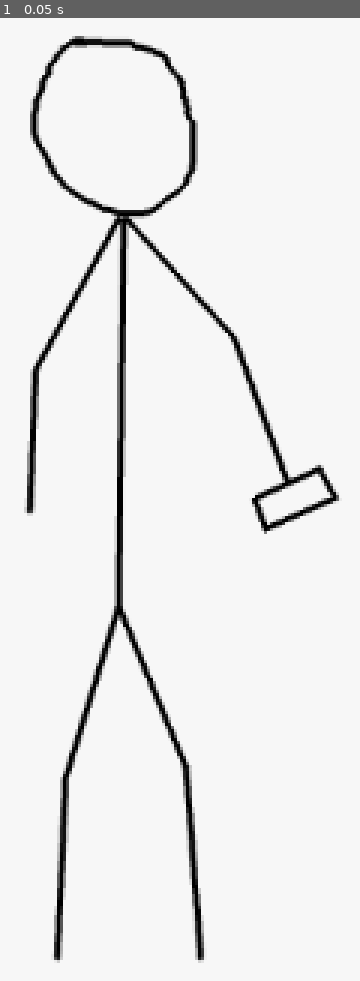
Above: before the commit, frame 1.
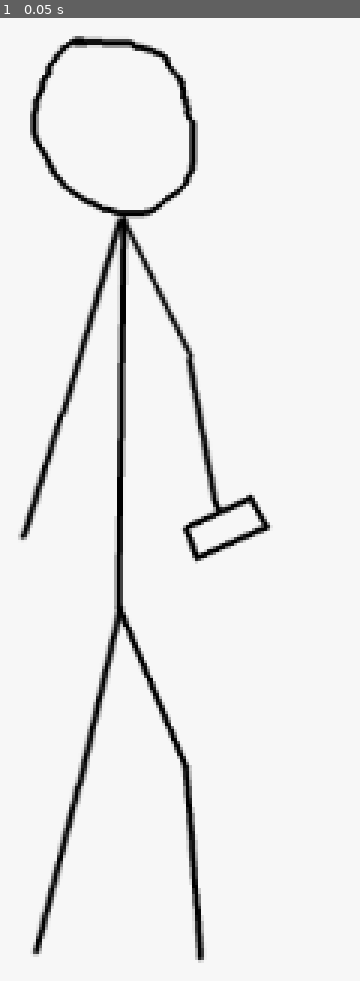
Above: after the commit, the same moment.

Repository: loiveli/FGJ2025
Game: Godot game, scene res://player_animation.tscn
Same seed, same stepped clock (60 frames per second), same inputs: the game is played once before the commit and once after it. This scene is started directly instead of the project's main scene.
Inputs:
- Up to frame 1 (0.05 s): no input

The runs differ from the first frame. In frame 1, 5.6% of the frame differs, in the area x 5-95%, y 20-99%.

Commit message:
Animation

Diff:
--- a/player_animation.tscn
+++ b/player_animation.tscn
@@ -1,345 +1,6 @@
 [gd_scene load_steps=5 format=3 uid="uid://dj5w16egv7oge"]
 
 [ext_resource type="Texture2D" uid="uid://d4k4riwhhfwoh" path="res://assets/player.png" id="1_03jx0"]
-
-[sub_resource type="Animation" id="Animation_hi442"]
-resource_name = "walk"
-tracks/0/type = "value"
-tracks/0/imported = false
-tracks/0/enabled = true
-tracks/0/path = NodePath("skeleton/hip:position")
-tracks/0/interp = 1
-tracks/0/loop_wrap = true
-tracks/0/keys = {
-"times": PackedFloat32Array(0),
-"transitions": PackedFloat32Array(1),
-"update": 0,
-"values": [Vector2(66, 300)]
-}
-tracks/1/type = "value"
-tracks/1/imported = false
-tracks/1/enabled = true
-tracks/1/path = NodePath("skeleton/hip:rotation")
-tracks/1/interp = 1
-tracks/1/loop_wrap = true
-tracks/1/keys = {
-"times": PackedFloat32Array(0),
-"transitions": PackedFloat32Array(1),
-"update": 0,
-"values": [0.0]
-}
-tracks/2/type = "value"
-tracks/2/imported = false
-tracks/2/enabled = true
-tracks/2/path = NodePath("skeleton/hip/upperbody:position")
-tracks/2/interp = 1
-tracks/2/loop_wrap = true
-tracks/2/keys = {
-"times": PackedFloat32Array(0),
-"transitions": PackedFloat32Array(1),
-"update": 0,
-"values": [Vector2(2, -182)]
-}
-tracks/3/type = "value"
-tracks/3/imported = false
-tracks/3/enabled = true
-tracks/3/path = NodePath("skeleton/hip/upperbody:rotation")
-tracks/3/interp = 1
-tracks/3/loop_wrap = true
-tracks/3/keys = {
-"times": PackedFloat32Array(0),
-"transitions": PackedFloat32Array(1),
-"update": 0,
-"values": [0.0]
-}
-tracks/4/type = "value"
-tracks/4/imported = false
-tracks/4/enabled = true
-tracks/4/path = NodePath("skeleton/hip/upperbody/head:position")
-tracks/4/interp = 1
-tracks/4/loop_wrap = true
-tracks/4/keys = {
-"times": PackedFloat32Array(0),
-"transitions": PackedFloat32Array(1),
-"update": 0,
-"values": [Vector2(-2, -13)]
-}
-tracks/5/type = "value"
-tracks/5/imported = false
-tracks/5/enabled = true
-tracks/5/path = NodePath("skeleton/hip/upperbody/head:rotation")
-tracks/5/interp = 1
-tracks/5/loop_wrap = true
-tracks/5/keys = {
-"times": PackedFloat32Array(0),
-"transitions": PackedFloat32Array(1),
-"update": 0,
-"values": [0.0]
-}
-tracks/6/type = "value"
-tracks/6/imported = false
-tracks/6/enabled = true
-tracks/6/path = NodePath("skeleton/hip/upperbody/head/jaw:position")
-tracks/6/interp = 1
-tracks/6/loop_wrap = true
-tracks/6/keys = {
-"times": PackedFloat32Array(0),
-"transitions": PackedFloat32Array(1),
-"update": 0,
-"values": [Vector2(-17, -7)]
-}
-tracks/7/type = "value"
-tracks/7/imported = false
-tracks/7/enabled = true
-tracks/7/path = NodePath("skeleton/hip/upperbody/head/jaw:rotation")
-tracks/7/interp = 1
-tracks/7/loop_wrap = true
-tracks/7/keys = {
-"times": PackedFloat32Array(0),
-"transitions": PackedFloat32Array(1),
-"update": 0,
-"values": [0.0]
-}
-tracks/8/type = "value"
-tracks/8/imported = false
-tracks/8/enabled = true
-tracks/8/path = NodePath("skeleton/hip/upperbody/arm11:position")
-tracks/8/interp = 1
-tracks/8/loop_wrap = true
-tracks/8/keys = {
-"times": PackedFloat32Array(0),
-"transitions": PackedFloat32Array(1),
-"update": 0,
-"values": [Vector2(-11, 8)]
-}
-tracks/9/type = "value"
-tracks/9/imported = false
-tracks/9/enabled = true
-tracks/9/path = NodePath("skeleton/hip/upperbody/arm11:rotation")
-tracks/9/interp = 1
-tracks/9/loop_wrap = true
-tracks/9/keys = {
-"times": PackedFloat32Array(0),
-"transitions": PackedFloat32Array(1),
-"update": 0,
-"values": [0.0]
-}
-tracks/10/type = "value"
-tracks/10/imported = false
-tracks/10/enabled = true
-tracks/10/path = NodePath("skeleton/hip/upperbody/arm11/arm12:position")
-tracks/10/interp = 1
-tracks/10/loop_wrap = true
-tracks/10/keys = {
-"times": PackedFloat32Array(0),
-"transitions": PackedFloat32Array(1),
-"update": 0,
-"values": [Vector2(-33, 63)]
-}
-tracks/11/type = "value"
-tracks/11/imported = false
-tracks/11/enabled = true
-tracks/11/path = NodePath("skeleton/hip/upperbody/arm11/arm12:rotation")
-tracks/11/interp = 1
-tracks/11/loop_wrap = true
-tracks/11/keys = {
-"times": PackedFloat32Array(0),
-"transitions": PackedFloat32Array(1),
-"update": 0,
-"values": [0.0]
-}
-tracks/12/type = "value"
-tracks/12/imported = false
-tracks/12/enabled = true
-tracks/12/path = NodePath("skeleton/hip/upperbody/arm11/arm12/arm13:position")
-tracks/12/interp = 1
-tracks/12/loop_wrap = true
-tracks/12/keys = {
-"times": PackedFloat32Array(0),
-"transitions": PackedFloat32Array(1),
-"update": 0,
-"values": [Vector2(-1, 67)]
-}
-tracks/13/type = "value"
-tracks/13/imported = false
-tracks/13/enabled = true
-tracks/13/path = NodePath("skeleton/hip/upperbody/arm11/arm12/arm13:rotation")
-tracks/13/interp = 1
-tracks/13/loop_wrap = true
-tracks/13/keys = {
-"times": PackedFloat32Array(0),
-"transitions": PackedFloat32Array(1),
-"update": 0,
-"values": [1.50684]
-}
-tracks/14/type = "value"
-tracks/14/imported = false
-tracks/14/enabled = true
-tracks/14/path = NodePath("skeleton/hip/upperbody/arm21:position")
-tracks/14/interp = 1
-tracks/14/loop_wrap = true
-tracks/14/keys = {
-"times": PackedFloat32Array(0),
-"transitions": PackedFloat32Array(1),
-"update": 0,
-"values": [Vector2(12, 6)]
-}
-tracks/15/type = "value"
-tracks/15/imported = false
-tracks/15/enabled = true
-tracks/15/path = NodePath("skeleton/hip/upperbody/arm21:rotation")
-tracks/15/interp = 1
-tracks/15/loop_wrap = true
-tracks/15/keys = {
-"times": PackedFloat32Array(0),
-"transitions": PackedFloat32Array(1),
-"update": 0,
-"values": [-1.18743]
-}
-tracks/16/type = "value"
-tracks/16/imported = false
-tracks/16/enabled = true
-tracks/16/path = NodePath("skeleton/hip/upperbody/arm21/arm22:position")
-tracks/16/interp = 1
-tracks/16/loop_wrap = true
-tracks/16/keys = {
-"times": PackedFloat32Array(0),
-"transitions": PackedFloat32Array(1),
-"update": 0,
-"values": [Vector2(-33, 63)]
-}
-tracks/17/type = "value"
-tracks/17/imported = false
-tracks/17/enabled = true
-tracks/17/path = NodePath("skeleton/hip/upperbody/arm21/arm22:rotation")
-tracks/17/interp = 1
-tracks/17/loop_wrap = true
-tracks/17/keys = {
-"times": PackedFloat32Array(0),
-"transitions": PackedFloat32Array(1),
-"update": 0,
-"values": [0.8901]
-}
-tracks/18/type = "value"
-tracks/18/imported = false
-tracks/18/enabled = true
-tracks/18/path = NodePath("skeleton/hip/upperbody/arm21/arm22/arm23:position")
-tracks/18/interp = 1
-tracks/18/loop_wrap = true
-tracks/18/keys = {
-"times": PackedFloat32Array(0),
-"transitions": PackedFloat32Array(1),
-"update": 0,
-"values": [Vector2(-4.89348, 70.3576)]
-}
-tracks/19/type = "value"
-tracks/19/imported = false
-tracks/19/enabled = true
-tracks/19/path = NodePath("skeleton/hip/upperbody/arm21/arm22/arm23:rotation")
-tracks/19/interp = 1
-tracks/19/loop_wrap = true
-tracks/19/keys = {
-"times": PackedFloat32Array(0),
-"transitions": PackedFloat32Array(1),
-"update": 0,
-"values": [-1.60913]
-}
-tracks/20/type = "value"
-tracks/20/imported = false
-tracks/20/enabled = true
-tracks/20/path = NodePath("skeleton/hip/leg11:position")
-tracks/20/interp = 1
-tracks/20/loop_wrap = true
-tracks/20/keys = {
-"times": PackedFloat32Array(0),
-"transitions": PackedFloat32Array(1),
-"update": 0,
-"values": [Vector2(-26, 84)]
-}
-tracks/21/type = "value"
-tracks/21/imported = false
-tracks/21/enabled = true
-tracks/21/path = NodePath("skeleton/hip/leg11:rotation")
-tracks/21/interp = 1
-tracks/21/loop_wrap = true
-tracks/21/keys = {
-"times": PackedFloat32Array(0),
-"transitions": PackedFloat32Array(1),
-"update": 0,
-"values": [1.96648]
-}
-tracks/22/type = "value"
-tracks/22/imported = false
-tracks/22/enabled = true
-tracks/22/path = NodePath("skeleton/hip/leg11/leg12:position")
-tracks/22/interp = 1
-tracks/22/loop_wrap = true
-tracks/22/keys = {
-"times": PackedFloat32Array(0),
-"transitions": PackedFloat32Array(1),
-"update": 0,
-"values": [Vector2(79.9741, -29.0713)]
-}
-tracks/23/type = "value"
-tracks/23/imported = false
-tracks/23/enabled = true
-tracks/23/path = NodePath("skeleton/hip/leg11/leg12:rotation")
-tracks/23/interp = 1
-tracks/23/loop_wrap = true
-tracks/23/keys = {
-"times": PackedFloat32Array(0),
-"transitions": PackedFloat32Array(1),
-"update": 0,
-"values": [-2.27236]
-}
-tracks/24/type = "value"
-tracks/24/imported = false
-tracks/24/enabled = true
-tracks/24/path = NodePath("skeleton/hip/leg21:position")
-tracks/24/interp = 1
-tracks/24/loop_wrap = true
-tracks/24/keys = {
-"times": PackedFloat32Array(0),
-"transitions": PackedFloat32Array(1),
-"update": 0,
-"values": [Vector2(34, 76)]
-}
-tracks/25/type = "value"
-tracks/25/imported = false
-tracks/25/enabled = true
-tracks/25/path = NodePath("skeleton/hip/leg21:rotation")
-tracks/25/interp = 1
-tracks/25/loop_wrap = true
-tracks/25/keys = {
-"times": PackedFloat32Array(0),
-"transitions": PackedFloat32Array(1),
-"update": 0,
-"values": [1.96648]
-}
-tracks/26/type = "value"
-tracks/26/imported = false
-tracks/26/enabled = true
-tracks/26/path = NodePath("skeleton/hip/leg21/leg22:position")
-tracks/26/interp = 1
-tracks/26/loop_wrap = true
-tracks/26/keys = {
-"times": PackedFloat32Array(0),
-"transitions": PackedFloat32Array(1),
-"update": 0,
-"values": [Vector2(84.9616, -43.0757)]
-}
-tracks/27/type = "value"
-tracks/27/imported = false
-tracks/27/enabled = true
-tracks/27/path = NodePath("skeleton/hip/leg21/leg22:rotation")
-tracks/27/interp = 1
-tracks/27/loop_wrap = true
-tracks/27/keys = {
-"times": PackedFloat32Array(0),
-"transitions": PackedFloat32Array(1),
-"update": 0,
-"values": [1.73731]
-}
 
 [sub_resource type="Animation" id="Animation_yifbe"]
 length = 0.001
@@ -473,7 +134,7 @@
 "times": PackedFloat32Array(0),
 "transitions": PackedFloat32Array(1),
 "update": 0,
-"values": [Vector2(-33, 63)]
+"values": [Vector2(-19, 84)]
 }
 tracks/11/type = "value"
 tracks/11/imported = false
@@ -497,7 +158,7 @@
 "times": PackedFloat32Array(0),
 "transitions": PackedFloat32Array(1),
 "update": 0,
-"values": [Vector2(-1, 67)]
+"values": [Vector2(-19, 58)]
 }
 tracks/13/type = "value"
 tracks/13/imported = false
@@ -545,7 +206,7 @@
 "times": PackedFloat32Array(0),
 "transitions": PackedFloat32Array(1),
 "update": 0,
-"values": [Vector2(-33, 63)]
+"values": [Vector2(-54.5209, 44.5962)]
 }
 tracks/17/type = "value"
 tracks/17/imported = false
@@ -569,7 +230,7 @@
 "times": PackedFloat32Array(0),
 "transitions": PackedFloat32Array(1),
 "update": 0,
-"values": [Vector2(-4.89348, 70.3576)]
+"values": [Vector2(-18.7833, 71.0639)]
 }
 tracks/19/type = "value"
 tracks/19/imported = false
@@ -593,7 +254,7 @@
 "times": PackedFloat32Array(0),
 "transitions": PackedFloat32Array(1),
 "update": 0,
-"values": [Vector2(-26, 84)]
+"values": [Vector2(-19, 87)]
 }
 tracks/21/type = "value"
 tracks/21/imported = false
@@ -617,7 +278,7 @@
 "times": PackedFloat32Array(0),
 "transitions": PackedFloat32Array(1),
 "update": 0,
-"values": [Vector2(79.9741, -29.0713)]
+"values": [Vector2(81.3756, -10.1496)]
 }
 tracks/23/type = "value"
 tracks/23/imported = false
@@ -680,6 +341,346 @@
 "values": [1.73731]
 }
 
+[sub_resource type="Animation" id="Animation_hi442"]
+resource_name = "walk"
+loop_mode = 1
+tracks/0/type = "value"
+tracks/0/imported = false
+tracks/0/enabled = true
+tracks/0/path = NodePath("skeleton/hip:position")
+tracks/0/interp = 1
+tracks/0/loop_wrap = true
+tracks/0/keys = {
+"times": PackedFloat32Array(0),
+"transitions": PackedFloat32Array(1),
+"update": 0,
+"values": [Vector2(66, 300)]
+}
+tracks/1/type = "value"
+tracks/1/imported = false
+tracks/1/enabled = true
+tracks/1/path = NodePath("skeleton/hip:rotation")
+tracks/1/interp = 1
+tracks/1/loop_wrap = true
+tracks/1/keys = {
+"times": PackedFloat32Array(0),
+"transitions": PackedFloat32Array(1),
+"update": 0,
+"values": [0.0]
+}
+tracks/2/type = "value"
+tracks/2/imported = false
+tracks/2/enabled = true
+tracks/2/path = NodePath("skeleton/hip/upperbody:position")
+tracks/2/interp = 1
+tracks/2/loop_wrap = true
+tracks/2/keys = {
+"times": PackedFloat32Array(0),
+"transitions": PackedFloat32Array(1),
+"update": 0,
+"values": [Vector2(2, -182)]
+}
+tracks/3/type = "value"
+tracks/3/imported = false
+tracks/3/enabled = true
+tracks/3/path = NodePath("skeleton/hip/upperbody:rotation")
+tracks/3/interp = 1
+tracks/3/loop_wrap = true
+tracks/3/keys = {
+"times": PackedFloat32Array(0),
+"transitions": PackedFloat32Array(1),
+"update": 0,
+"values": [0.0]
+}
+tracks/4/type = "value"
+tracks/4/imported = false
+tracks/4/enabled = true
+tracks/4/path = NodePath("skeleton/hip/upperbody/head:position")
+tracks/4/interp = 1
+tracks/4/loop_wrap = true
+tracks/4/keys = {
+"times": PackedFloat32Array(0),
+"transitions": PackedFloat32Array(1),
+"update": 0,
+"values": [Vector2(-2, -13)]
+}
+tracks/5/type = "value"
+tracks/5/imported = false
+tracks/5/enabled = true
+tracks/5/path = NodePath("skeleton/hip/upperbody/head:rotation")
+tracks/5/interp = 1
+tracks/5/loop_wrap = true
+tracks/5/keys = {
+"times": PackedFloat32Array(0),
+"transitions": PackedFloat32Array(1),
+"update": 0,
+"values": [0.0]
+}
+tracks/6/type = "value"
+tracks/6/imported = false
+tracks/6/enabled = true
+tracks/6/path = NodePath("skeleton/hip/upperbody/head/jaw:position")
+tracks/6/interp = 1
+tracks/6/loop_wrap = true
+tracks/6/keys = {
+"times": PackedFloat32Array(0),
+"transitions": PackedFloat32Array(1),
+"update": 0,
+"values": [Vector2(-17, -7)]
+}
+tracks/7/type = "value"
+tracks/7/imported = false
+tracks/7/enabled = true
+tracks/7/path = NodePath("skeleton/hip/upperbody/head/jaw:rotation")
+tracks/7/interp = 1
+tracks/7/loop_wrap = true
+tracks/7/keys = {
+"times": PackedFloat32Array(0),
+"transitions": PackedFloat32Array(1),
+"update": 0,
+"values": [0.0]
+}
+tracks/8/type = "value"
+tracks/8/imported = false
+tracks/8/enabled = true
+tracks/8/path = NodePath("skeleton/hip/upperbody/arm11:position")
+tracks/8/interp = 1
+tracks/8/loop_wrap = true
+tracks/8/keys = {
+"times": PackedFloat32Array(0),
+"transitions": PackedFloat32Array(1),
+"update": 0,
+"values": [Vector2(-11, 8)]
+}
+tracks/9/type = "value"
+tracks/9/imported = false
+tracks/9/enabled = true
+tracks/9/path = NodePath("skeleton/hip/upperbody/arm11:rotation")
+tracks/9/interp = 1
+tracks/9/loop_wrap = true
+tracks/9/keys = {
+"times": PackedFloat32Array(0),
+"transitions": PackedFloat32Array(1),
+"update": 0,
+"values": [0.0]
+}
+tracks/10/type = "value"
+tracks/10/imported = false
+tracks/10/enabled = true
+tracks/10/path = NodePath("skeleton/hip/upperbody/arm11/arm12:position")
+tracks/10/interp = 1
+tracks/10/loop_wrap = true
+tracks/10/keys = {
+"times": PackedFloat32Array(0, 0.2, 0.4, 0.6, 0.8),
+"transitions": PackedFloat32Array(1, 1, 1, 1, 1),
+"update": 0,
+"values": [Vector2(-15, 81), Vector2(-27, 76), Vector2(-9, 81), Vector2(7, 85), Vector2(21, 88)]
+}
+tracks/11/type = "value"
+tracks/11/imported = false
+tracks/11/enabled = true
+tracks/11/path = NodePath("skeleton/hip/upperbody/arm11/arm12:rotation")
+tracks/11/interp = 1
+tracks/11/loop_wrap = true
+tracks/11/keys = {
+"times": PackedFloat32Array(0),
+"transitions": PackedFloat32Array(1),
+"update": 0,
+"values": [0.0]
+}
+tracks/12/type = "value"
+tracks/12/imported = false
+tracks/12/enabled = true
+tracks/12/path = NodePath("skeleton/hip/upperbody/arm11/arm12/arm13:position")
+tracks/12/interp = 1
+tracks/12/loop_wrap = true
+tracks/12/keys = {
+"times": PackedFloat32Array(0, 0.2, 0.4, 0.6, 0.8),
+"transitions": PackedFloat32Array(1, 1, 1, 1, 1),
+"update": 0,
+"values": [Vector2(-8, 65), Vector2(-19, 64), Vector2(-10, 64), Vector2(14, 60), Vector2(23, 63)]
+}
+tracks/13/type = "value"
+tracks/13/imported = false
+tracks/13/enabled = true
+tracks/13/path = NodePath("skeleton/hip/upperbody/arm11/arm12/arm13:rotation")
+tracks/13/interp = 1
+tracks/13/loop_wrap = true
+tracks/13/keys = {
+"times": PackedFloat32Array(0),
+"transitions": PackedFloat32Array(1),
+"update": 0,
+"values": [1.50684]
+}
+tracks/14/type = "value"
+tracks/14/imported = false
+tracks/14/enabled = true
+tracks/14/path = NodePath("skeleton/hip/upperbody/arm21:position")
+tracks/14/interp = 1
+tracks/14/loop_wrap = true
+tracks/14/keys = {
+"times": PackedFloat32Array(0),
+"transitions": PackedFloat32Array(1),
+"update": 0,
+"values": [Vector2(12, 6)]
+}
+tracks/15/type = "value"
+tracks/15/imported = false
+tracks/15/enabled = true
+tracks/15/path = NodePath("skeleton/hip/upperbody/arm21:rotation")
+tracks/15/interp = 1
+tracks/15/loop_wrap = true
+tracks/15/keys = {
+"times": PackedFloat32Array(0),
+"transitions": PackedFloat32Array(1),
+"update": 0,
+"values": [-1.18743]
+}
+tracks/16/type = "value"
+tracks/16/imported = false
+tracks/16/enabled = true
+tracks/16/path = NodePath("skeleton/hip/upperbody/arm21/arm22:position")
+tracks/16/interp = 1
+tracks/16/loop_wrap = true
+tracks/16/keys = {
+"times": PackedFloat32Array(0, 0.2, 0.4, 0.6, 0.8),
+"transitions": PackedFloat32Array(1, 1, 1, 1, 1),
+"update": 0,
+"values": [Vector2(-74.3155, 43.116), Vector2(-62.7377, 54.0338), Vector2(-92.9725, 28.4945), Vector2(-99.3693, 16.906), Vector2(-116.83, 8.19353)]
+}
+tracks/17/type = "value"
+tracks/17/imported = false
+tracks/17/enabled = true
+tracks/17/path = NodePath("skeleton/hip/upperbody/arm21/arm22:rotation")
+tracks/17/interp = 1
+tracks/17/loop_wrap = true
+tracks/17/keys = {
+"times": PackedFloat32Array(0),
+"transitions": PackedFloat32Array(1),
+"update": 0,
+"values": [0.8901]
+}
+tracks/18/type = "value"
+tracks/18/imported = false
+tracks/18/enabled = true
+tracks/18/path = NodePath("skeleton/hip/upperbody/arm21/arm22/arm23:position")
+tracks/18/interp = 1
+tracks/18/loop_wrap = true
+tracks/18/keys = {
+"times": PackedFloat32Array(0, 0.2, 0.4, 0.6, 0.8),
+"transitions": PackedFloat32Array(1, 1, 1, 1, 1),
+"update": 0,
+"values": [Vector2(-14.3453, 71.1243), Vector2(1.71793, 70.0769), Vector2(8.23775, 67.8446), Vector2(-25.8516, 64.0045), Vector2(-32.6457, 61.591)]
+}
+tracks/19/type = "value"
+tracks/19/imported = false
+tracks/19/enabled = true
+tracks/19/path = NodePath("skeleton/hip/upperbody/arm21/arm22/arm23:rotation")
+tracks/19/interp = 1
+tracks/19/loop_wrap = true
+tracks/19/keys = {
+"times": PackedFloat32Array(0),
+"transitions": PackedFloat32Array(1),
+"update": 0,
+"values": [-1.60913]
+}
+tracks/20/type = "value"
+tracks/20/imported = false
+tracks/20/enabled = true
+tracks/20/path = NodePath("skeleton/hip/leg11:position")
+tracks/20/interp = 1
+tracks/20/loop_wrap = true
+tracks/20/keys = {
+"times": PackedFloat32Array(0, 0.4, 0.6, 0.8),
+"transitions": PackedFloat32Array(1, 1, 1, 1),
+"update": 0,
+"values": [Vector2(-19, 86), Vector2(6, 76), Vector2(20, 70), Vector2(28, 68)]
+}
+tracks/21/type = "value"
+tracks/21/imported = false
+tracks/21/enabled = true
+tracks/21/path = NodePath("skeleton/hip/leg11:rotation")
+tracks/21/interp = 1
+tracks/21/loop_wrap = true
+tracks/21/keys = {
+"times": PackedFloat32Array(0),
+"transitions": PackedFloat32Array(1),
+"update": 0,
+"values": [1.96648]
+}
+tracks/22/type = "value"
+tracks/22/imported = false
+tracks/22/enabled = true
+tracks/22/path = NodePath("skeleton/hip/leg11/leg12:position")
+tracks/22/interp = 1
+tracks/22/loop_wrap = true
+tracks/22/keys = {
+"times": PackedFloat32Array(0, 0.2, 0.6, 0.8),
+"transitions": PackedFloat32Array(1, 1, 1, 1),
+"update": 0,
+"values": [Vector2(83.5364, -2.38225), Vector2(76.1661, 13.7013), Vector2(77.381, -4.146), Vector2(66.0983, -62.2898)]
+}
+tracks/23/type = "value"
+tracks/23/imported = false
+tracks/23/enabled = true
+tracks/23/path = NodePath("skeleton/hip/leg11/leg12:rotation")
+tracks/23/interp = 1
+tracks/23/loop_wrap = true
+tracks/23/keys = {
+"times": PackedFloat32Array(0),
+"transitions": PackedFloat32Array(1),
+"update": 0,
+"values": [-2.27236]
+}
+tracks/24/type = "value"
+tracks/24/imported = false
+tracks/24/enabled = true
+tracks/24/path = NodePath("skeleton/hip/leg21:position")
+tracks/24/interp = 1
+tracks/24/loop_wrap = true
+tracks/24/keys = {
+"times": PackedFloat32Array(0, 0.2, 0.4, 0.6, 0.8),
+"transitions": PackedFloat32Array(1, 1, 1, 1, 1),
+"update": 0,
+"values": [Vector2(24, 78), Vector2(39, 66), Vector2(6, 71), Vector2(-1, 71), Vector2(-7, 71)]
+}
+tracks/25/type = "value"
+tracks/25/imported = false
+tracks/25/enabled = true
+tracks/25/path = NodePath("skeleton/hip/leg21:rotation")
+tracks/25/interp = 1
+tracks/25/loop_wrap = true
+tracks/25/keys = {
+"times": PackedFloat32Array(0),
+"transitions": PackedFloat32Array(1),
+"update": 0,
+"values": [1.96648]
+}
+tracks/26/type = "value"
+tracks/26/imported = false
+tracks/26/enabled = true
+tracks/26/path = NodePath("skeleton/hip/leg21/leg22:position")
+tracks/26/interp = 1
+tracks/26/loop_wrap = true
+tracks/26/keys = {
+"times": PackedFloat32Array(0, 0.2, 0.6, 0.8),
+"transitions": PackedFloat32Array(1, 1, 1, 1),
+"update": 0,
+"values": [Vector2(71.6463, -51.6024), Vector2(83.5132, -28.3822), Vector2(85.5221, -18.384), Vector2(89.4582, -3.77217)]
+}
+tracks/27/type = "value"
+tracks/27/imported = false
+tracks/27/enabled = true
+tracks/27/path = NodePath("skeleton/hip/leg21/leg22:rotation")
+tracks/27/interp = 1
+tracks/27/loop_wrap = true
+tracks/27/keys = {
+"times": PackedFloat32Array(0),
+"transitions": PackedFloat32Array(1),
+"update": 0,
+"values": [1.73731]
+}
+
 [sub_resource type="AnimationLibrary" id="AnimationLibrary_emld8"]
 _data = {
 "RESET": SubResource("Animation_yifbe"),
@@ -712,7 +713,7 @@
 skeleton = NodePath("../../skeleton")
 polygon = PackedVector2Array(209.387, 38.6567, 166.975, 116.709, 173.746, 119.917, 216.515, 39.7259)
 uv = PackedVector2Array(209.387, 38.6567, 166.975, 116.709, 173.746, 119.917, 216.515, 39.7259)
-bones = ["hip", PackedFloat32Array(0, 0, 0, 0), "hip/upperbody", PackedFloat32Array(0.44, 0, 0, 0.44), "hip/upperbody/head", PackedFloat32Array(0, 0, 0, 0), "hip/upperbody/head/jaw", PackedFloat32Array(0, 0, 0, 0), "hip/upperbody/arm11", PackedFloat32Array(0.5, 0.5, 0.5, 0.5), "hip/upperbody/arm11/arm12", PackedFloat32Array(0, 0.44, 0.44, 0), "hip/upperbody/arm11/arm12/arm13", …(407 unchanged characters)…
+bones = ["hip", PackedFloat32Array(0, 0, 0, 0), "hip/upperbody", PackedFloat32Array(0, 0, 0, 0), "hip/upperbody/head", PackedFloat32Array(0, 0, 0, 0), "hip/upperbody/head/jaw", PackedFloat32Array(0, 0, 0, 0), "hip/upperbody/arm11", PackedFloat32Array(1, 0, 0, 1), "hip/upperbody/arm11/arm12", PackedFloat32Array(0, 1, 1, 0), "hip/upperbody/arm11/arm12/arm13", …(407 unchanged characters)…
 
 [node name="arm12" type="Polygon2D" parent="polygons"]
 position = Vector2(-145, 47)
@@ -771,6 +772,7 @@
 bones = ["hip", PackedFloat32Array(0, 0, 0, 0), "hip/upperbody", PackedFloat32Array(0, 0, 0, 0), "hip/upperbody/head",  …(647 unchanged characters)…
 
 [node name="skeleton" type="Skeleton2D" parent="."]
+visible = false
 
 [node name="hip" type="Bone2D" parent="skeleton"]
 position = Vector2(66, 300)
@@ -793,11 +795,11 @@
 rest = Transform2D(1, 0, 0, 1, -11, 8)
 
 [node name="arm12" type="Bone2D" parent="skeleton/hip/upperbody/arm11"]
-position = Vector2(-33, 63)
+position = Vector2(-19, 84)
 rest = Transform2D(1, 0, 0, 1, -33, 63)
 
 [node name="arm13" type="Bone2D" parent="skeleton/hip/upperbody/arm11/arm12"]
-position = Vector2(-1, 67)
+position = Vector2(-19, 58)
 rotation = 1.50684
 rest = Transform2D(0.0639127, 0.997956, -0.997956, 0.0639127, -1, 67)
 
@@ -808,23 +810,23 @@
 rest = Transform2D(0.294822, -0.730984, 0.786479, 0.317204, 12, 6)
 
 [node name="arm22" type="Bone2D" parent="skeleton/hip/upperbody/arm21"]
-position = Vector2(-33, 63)
+position = Vector2(-54.5209, 44.5962)
 rotation = 0.8901
 scale = Vector2(1.1248, 1.42036)
 rest = Transform2D(0.707875, 0.874121, -1.10381, 0.893881, -33, 63)
 
 [node name="arm23" type="Bone2D" parent="skeleton/hip/upperbody/arm21/arm22"]
-position = Vector2(-4.89348, 70.3576)
+position = Vector2(-18.7833, 71.0639)
 rotation = -1.60913
 rest = Transform2D(-0.0383243, -0.999265, 0.999265, -0.0383243, -4.89348, 70.3576)
 
 [node name="leg11" type="Bone2D" parent="skeleton/hip"]
-position = Vector2(-26, 84)
+position = Vector2(-19, 87)
 rotation = 1.96648
 rest = Transform2D(-0.385439, 0.922733, -0.922733, -0.385439, -26, 84)
 
 [node name="leg12" type="Bone2D" parent="skeleton/hip/leg11"]
-position = Vector2(79.9741, -29.0713)
+position = Vector2(81.3756, -10.1496)
 rotation = -2.27236
 rest = Transform2D(-0.645413, -0.763834, 0.763834, -0.645413, 79.9741, -29.0713)
 
@@ -836,7 +838,7 @@
 [node name="leg22" type="Bone2D" parent="skeleton/hip/leg21"]
 position = Vector2(84.9616, -43.0757)
 rotation = 1.73731
-scale = Vector2(1, 1)
+scale = Vector2(0.999998, 0.999998)
 rest = Transform2D(-0.165745, 0.986168, -0.986168, -0.165745, 84.9616, -43.0757)
 
 [node name="AnimationPlayer" type="AnimationPlayer" parent="."]
